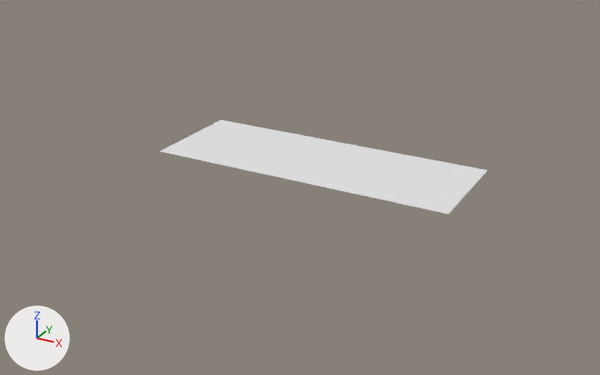
The FBX model basis.fbx as it was, and as the next commit left it.
Rendered twice from a camera (50 mm lens) standing at (131.0, -243.2, 109.5) and looking at (0.4, -5.7, -9.2). Lighting does not change. The marker at lower left points along +X, +Y and +Z.
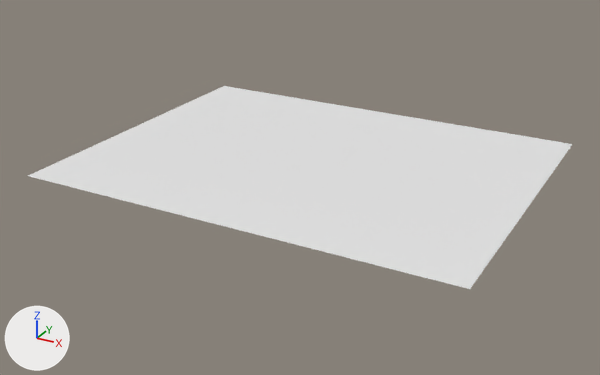
Where the change shows, as pixel boxes [x1, y1, x2, y2] in the pictures (600 x 375 px):
'Plane', reshaped (66% wider, 115% taller)
    before: [160, 120, 488, 214]
    after: [28, 86, 572, 289]
part 1 of me_plane, built on
    before: [188, 129, 243, 148]
    after: [28, 86, 572, 289]

The edits, one by one:
me_plane is used by ob_plane; location (0.0, 0.0, 0.0).
me_plane had 2359 vertices, 2171 faces and spanned x -50.0..60.0, y -20.0..20.0, z 0.0.
me_plane now has 2935 vertices, 2933 faces and spans x -75.0..80.0, y -60.0..60.0, z 0.0.
me_plane part 1: 1 vertex moved from x -43.0, y 3.0, z 0.0 to x -42.0, y 2.5, z 0.0; 17 vertices removed from x -43.0..-40.0, y -6.0..6.0, z 0.0; 593 vertices added at x -75.0..80.0, y -60.0..60.0, z 0.0.
